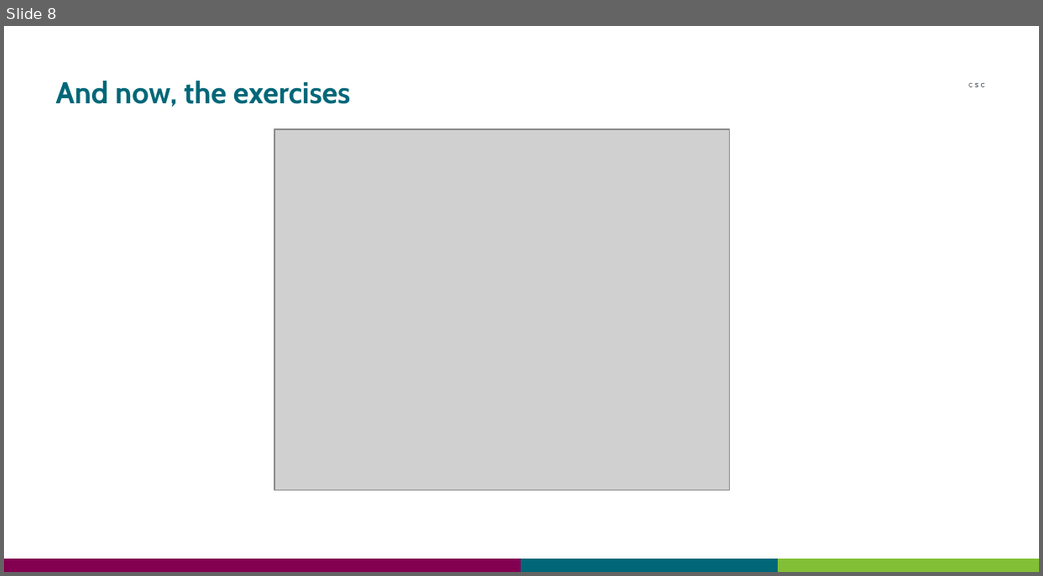
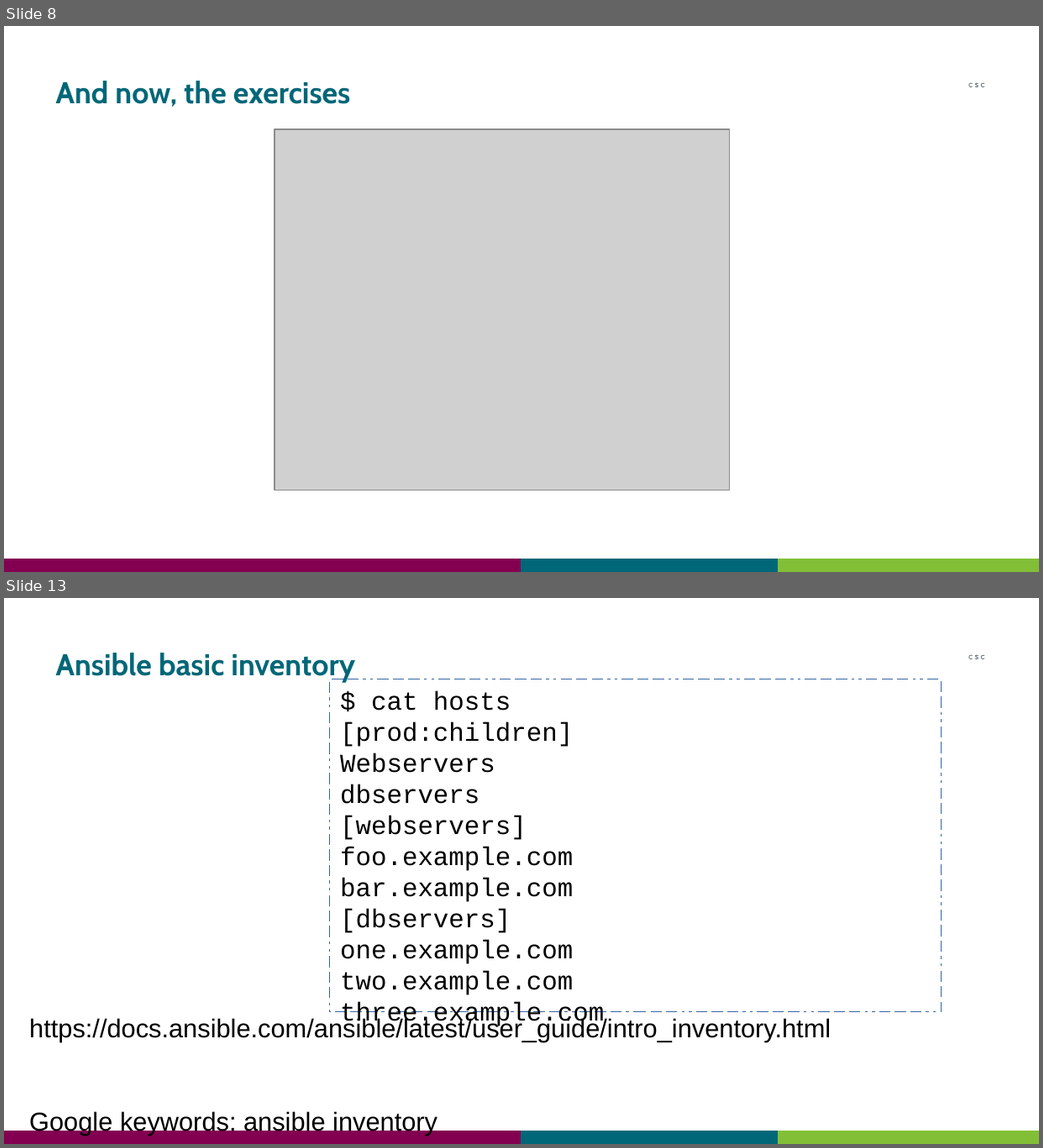
Before and after one commit to CSCfi/ansible-workshops, a slide deck: intro-workshop/Ansible_Intro_Workshop.odp. Shown one above the other, each under a label of ours: slide 8 before the commit, slides 8 and 13 after it; the slides between them are not shown. The pictures are 1043x576 and 1043x1148 pixels, drawn with LibreOffice and Linux fonts; fonts in the diff are those of the drawing; grey boxes stand for pictures. Boxes give left, top, right and bottom in pixels: in the first picture for what was removed or moved away, otherwise in the second. Text is boxed around its words. In the diff, an @@ line names an element or a change of style, - is before the commit and + after.

Commit message:
galaxy, inventory, ansible.cfg, lab environment

```diff
--- a/intro-workshop/Ansible_Intro_Workshop.odp
+++ b/intro-workshop/Ansible_Intro_Workshop.odp
@@ slide 13 added at (4, 598, 1039, 1144), background #FFFFFF; not listed: 4 template elements that a slide beside it also shows @@
@@ title added at (56, 653, 355, 682), 21 pt, text #006778, bold @@
+Ansible basic inventory
@@ rectangle added at (330, 679, 941, 1013), outline #3465A4 0 pt, 18 pt, text #000000 @@
+$ cat hosts
+[prod:children]
+Webservers
+dbservers
+[webservers]
+foo.example.com
+bar.example.com
+[dbservers]
+one.example.com
+two.example.com
+three.example.com
@@ text added at (29, 1017, 831, 1135), 18 pt, text #000000 @@
+https://docs.ansible.com/ansible/latest/user_guide/intro_inventory.html
+Google keywords: ansible inventory
```
Also in this commit, not shown: 1 slide changed, 9 other slides added.
